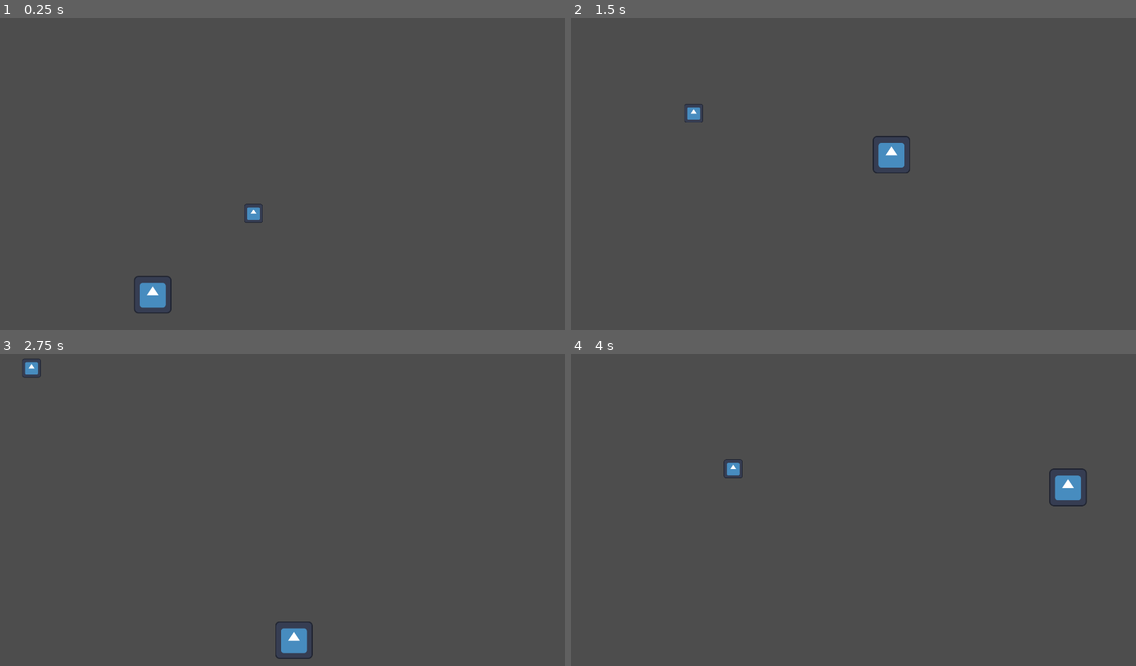
Above: before the commit, frames 1-4 (two rows, left to right).
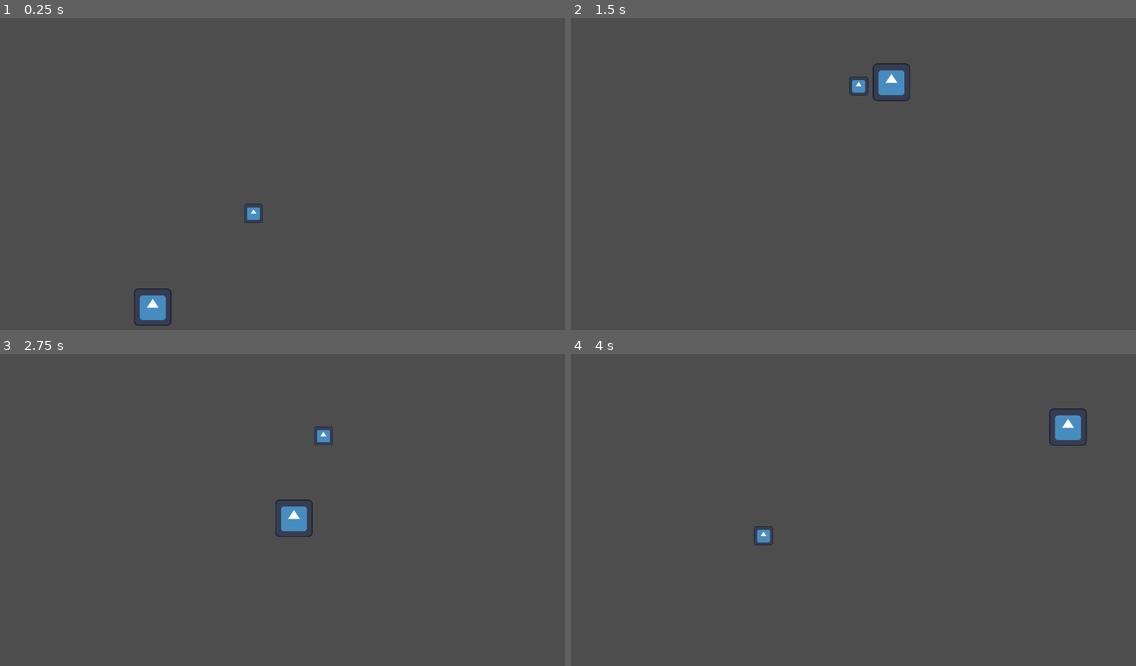
Above: after the commit, the same moments.

Repository: WilliamRelken/open_ball_game
Game: Godot game, scene res://Map.tscn
Same seed, same stepped clock (60 frames per second), same inputs: the game is played once before the commit and once after it. The engine's default icon, where the game draws it, is replaced by a stand-in: a white triangle on a blue panel in a dark square.
Inputs (mouse positions are in pixels of both pictures, inside the frame that each line leads up to):
- Up to frame 1 (0.25 s): no input
- Up to frame 2 (1.5 s): tap Enter (ui_accept) at 0.5, 0.77, 0.8, 1.07, 1.35 s; move the mouse to (977, 158) at 0.52 s; hold Right (ui_right) from 0.53 s (still down); click (977, 158) at 0.6 s; move the mouse to (740, 189) at 1.27 s
- Up to frame 3 (2.75 s): tap Enter (ui_accept) at 1.52, 1.82, 2.3 s; click (169, 525) at 1.55 s; move the mouse to (339, 438) at 2.02 s; release Right (ui_right) at 2.03 s; hold Left (ui_left) from 2.03 s (still down); click (339, 438) at 2.1 s
- Up to frame 4 (4 s): move the mouse to (825, 572) at 2.77 s; release Left (ui_left) at 2.78 s; hold Right (ui_right) from 2.78 s (still down); click (825, 572) at 2.85 s; tap Enter (ui_accept) at 3.02, 3.32, 3.6, 3.77 s; move the mouse to (1023, 556) at 3.52 s

The runs differ from the first frame. In frame 1, 0.5% of the frame differs, in the area x 23-31%, y 82-99%; in frame 2, 1.2%; in frame 3, 1.2%; in frame 4, 1.2%, in the area x 27-92%, y 17-62%.

Commit message:
Added hitting the ball (only inverts direction)

Diff:
--- a/Ball.gd
+++ b/Ball.gd
@@ -1,4 +1,6 @@
 extends CharacterBody2D
+
+signal change_direction
 
 var direction: Vector2
 var SPEED = 1000
@@ -12,14 +14,14 @@
 	velocity = direction
 	move_and_slide()
 
-func moving_right(dir: Vector2):
-	return dir.x > 0
-func moving_down(dir: Vector2):
-	return dir.y > 0
-
 func _on_area_2d_body_entered(body: Node2D):
 	var path = str(body.get_path())
 	if (path == "/root/Map/Arena/WallLeft" or path == "/root/Map/Arena/WallRight"):
 		direction.x *= -1
 	elif (path == "/root/Map/Arena/Floor" or path == "/root/Map/Arena/Ceiling"):
 		direction.y *= -1
+
+
+func _on_change_direction():
+	direction.x *= -1
+	direction.y *= -1
--- a/Ball.tscn
+++ b/Ball.tscn
@@ -29,4 +29,5 @@
 scale = Vector2(0.5, 0.5)
 texture = ExtResource("2_iby7h")
 
+[connection signal="change_direction" from="." to="." method="_on_change_direction"]
 [connection signal="body_entered" from="Area2D" to="." method="_on_area_2d_body_entered"]
--- a/Character.gd
+++ b/Character.gd
@@ -1,14 +1,16 @@
 extends CharacterBody2D
 
+signal hit_ball
 
 const SPEED = 600.0
-const JUMP_VELOCITY = -800.0
+const JUMP_VELOCITY = -1500.0
 const EXTRA_JUMPS = 1
+const SWING_TIME = 0.2
 
 # Get the gravity from the project settings to be synced with RigidBody nodes.
-var gravity = ProjectSettings.get_setting("physics/2d/default_gravity")
+var gravity = 2500 #ProjectSettings.get_setting("physics/2d/default_gravity")
 var jump_count = EXTRA_JUMPS
-
+var swinging = false
 
 func _physics_process(delta):
 	# Add the gravity.
@@ -19,9 +21,19 @@
 	if (Input.is_action_just_pressed("ui_accept") or Input.is_action_just_pressed("ui_up")) and jump_count > 0:
 		velocity.y = JUMP_VELOCITY
 		jump_count = jump_count - 1
-		print(jump_count)
 
 	if (jump_count != EXTRA_JUMPS and is_on_floor()): jump_count = EXTRA_JUMPS
+
+	if Input.is_action_pressed("ui_down") and velocity.y > 0:
+		velocity.y *= 1.2
+
+	if Input.is_action_just_pressed("attack"):
+		var timer: SceneTreeTimer = get_tree().create_timer(SWING_TIME)
+		swinging = true
+		timer.timeout.connect(stop_swinging)
+
+	if (swinging):
+		trigger_hit()
 
 	# Get the input direction and handle the movement/deceleration.
 	# As good practice, you should replace UI actions with custom gameplay actions.
@@ -32,3 +44,15 @@
 		velocity.x = move_toward(velocity.x, 0, SPEED)
 
 	move_and_slide()
+
+func stop_swinging():
+	swinging = false
+
+func is_ball(node: Node2D):
+	return node.has_signal("change_direction")
+func trigger_hit():
+	var bodies = %BatterBox.get_overlapping_bodies()
+	var balls: Array[Node2D] = bodies.filter(is_ball)
+	if (len(balls) > 0):
+		balls[0].emit_signal("change_direction")
+		swinging = false
--- a/Character.tscn
+++ b/Character.tscn
@@ -1,17 +1,34 @@
-[gd_scene load_steps=4 format=3 uid="uid://dtyrfiw6k130p"]
+[gd_scene load_steps=5 format=3 uid="uid://dtyrfiw6k130p"]
 
 [ext_resource type="Script" path="res://Character.gd" id="1_sq6mr"]
 [ext_resource type="Texture2D" uid="uid://b3gj0hnapdy6i" path="res://icon.svg" id="2_mnrjf"]
 
 [sub_resource type="CapsuleShape2D" id="CapsuleShape2D_q1cpw"]
-radius = 75.0
-height = 150.0
+radius = 65.0
+height = 130.0
+
+[sub_resource type="CapsuleShape2D" id="CapsuleShape2D_bhdis"]
+radius = 120.0
+height = 240.0
 
 [node name="Character" type="CharacterBody2D"]
+collision_layer = 2
+collision_mask = 2
 script = ExtResource("1_sq6mr")
 
-[node name="CollisionShape2D" type="CollisionShape2D" parent="."]
+[node name="Hitbox" type="CollisionShape2D" parent="."]
 shape = SubResource("CapsuleShape2D_q1cpw")
 
 [node name="Sprite2D" type="Sprite2D" parent="."]
 texture = ExtResource("2_mnrjf")
+
+[node name="BatterBox" type="Area2D" parent="."]
+unique_name_in_owner = true
+collision_layer = 4
+collision_mask = 4
+
+[node name="CollisionShape3D" type="CollisionShape2D" parent="BatterBox"]
+shape = SubResource("CapsuleShape2D_bhdis")
+
+[connection signal="body_entered" from="BatterBox" to="." method="_on_area_2d_body_entered"]
+[connection signal="body_exited" from="BatterBox" to="." method="_on_area_2d_body_exited"]
--- /dev/null
+++ b/Map.gd
@@ -0,0 +1,11 @@
+extends Node2D
+
+
+# Called when the node enters the scene tree for the first time.
+func _ready():
+	pass # Replace with function body.
+
+
+# Called every frame. 'delta' is the elapsed time since the previous frame.
+func _process(delta):
+	pass
--- a/Map.tscn
+++ b/Map.tscn
@@ -1,5 +1,6 @@
-[gd_scene load_steps=6 format=3 uid="uid://ckxjviho7cmib"]
+[gd_scene load_steps=7 format=3 uid="uid://ckxjviho7cmib"]
 
+[ext_resource type="Script" path="res://Map.gd" id="1_2edqj"]
 [ext_resource type="PackedScene" uid="uid://dtyrfiw6k130p" path="res://Character.tscn" id="1_13q04"]
 [ext_resource type="PackedScene" uid="uid://bs66l8nwgli7i" path="res://Ball.tscn" id="2_mklvh"]
 
@@ -13,6 +14,7 @@
 size = Vector2(1920, 40)
 
 [node name="Map" type="Node2D"]
+script = ExtResource("1_2edqj")
 
 [node name="Arena" type="Node2D" parent="."]
 
@@ -55,4 +57,5 @@
 position = Vector2(519, 920)
 
 [node name="Ball" parent="." instance=ExtResource("2_mklvh")]
+unique_name_in_owner = true
 position = Vector2(953, 335)
--- a/project.godot
+++ b/project.godot
@@ -55,6 +55,12 @@
 , Object(InputEventKey,"resource_local_to_scene":false,"resource_name":"","device":-1,"window_id":0,"alt_pressed":false,"shift_pressed":false,"ctrl_pressed":false,"meta_pressed":false,"pressed":false,"keycode":0,"physical_keycode":83,"key_label":0,"unicode":115,"echo":false,"script":null)
 ]
 }
+attack={
+"deadzone": 0.5,
+"events": [Object(InputEventMouseButton,"resource_local_to_scene":false,"resource_name":"","device":-1,"window_id":0,"alt_pressed":false,"shift_pressed":false,"ctrl_pressed":false,"meta_pressed":false,"button_mask":1,"position":Vector2(101, 17),"global_position":Vector2(105, 58),"factor":1.0,"button_index":1,"canceled":false,"pressed":true,"double_click":false,"script":null)
+, Object(InputEventJoypadButton,"resource_local_to_scene":false,"resource_name":"","device":-1,"button_index":2,"pressure":0.0,"pressed":true,"script":null)
+]
+}
 
 [layer_names]
 
@@ -62,6 +68,10 @@
 2d_physics/layer_2="Players"
 2d_physics/layer_3="Balls"
 
+[physics]
+
+2d/default_gravity=1500.0
+
 [rendering]
 
 renderer/rendering_method="gl_compatibility"
